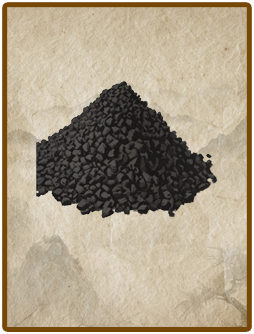
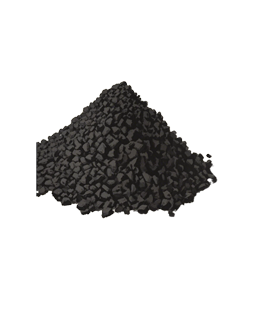
Layers edited between the first and the second 254×334 image:
hid "图层 2" over [7, 7, 247, 327]
